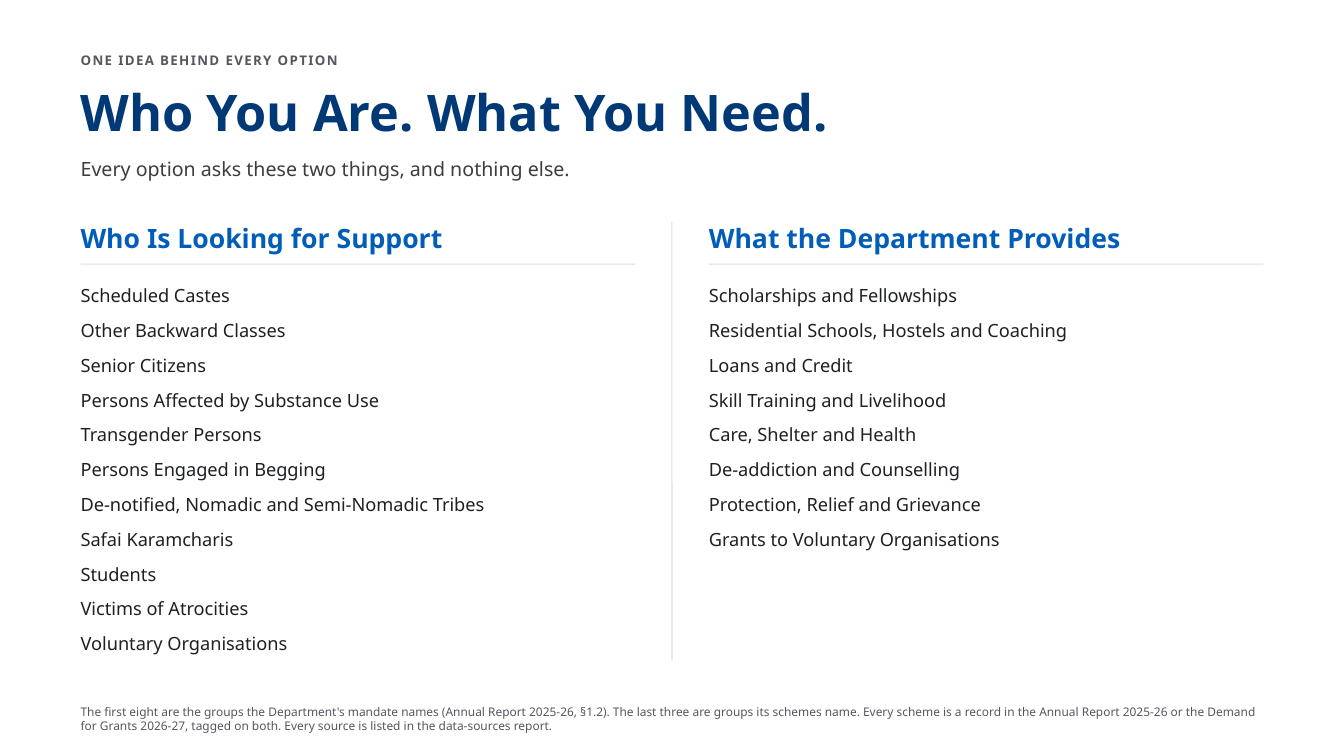
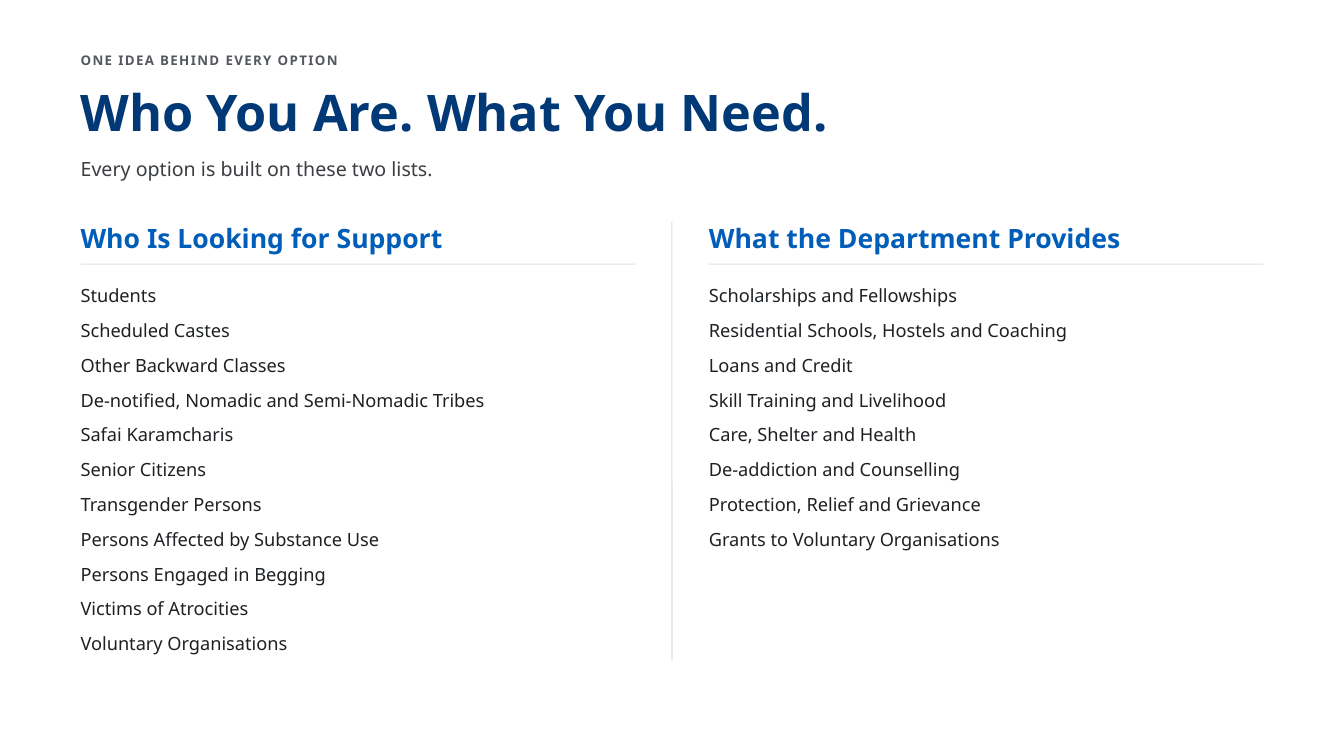
Before and after one commit to AkashShivanand/mosje, a slide deck: slide 2 of docs/plans/MoSJE-Service-Discovery-Options.pptx. Drawn at 1344x756 pixels with LibreOffice and Linux fonts; fonts in the diff are those of the drawing. Boxes give left, top, right and bottom in pixels: in the first picture for what was removed or moved away, otherwise in the second. Text is boxed around its words. In the diff, an @@ line names an element or a change of style, - is before the commit and + after.

```diff
--- a/docs/plans/MoSJE-Service-Discovery-Options.pptx
+++ b/docs/plans/MoSJE-Service-Discovery-Options.pptx
@@ text at <box>81,161,432,181</box>: text changed @@
-Every option asks these two things, and nothing else.
+Every option is built on these two lists.
@@ text "Students": place and size @@
-text "Students" at <box>81,567,157,581</box>
+text "Students" at <box>81,288,157,302</box>
@@ text "Scheduled Castes": place and size @@
-text "Scheduled Castes" at <box>81,288,230,302</box>
+text "Scheduled Castes" at <box>81,323,230,337</box>
@@ text "Other Backward Classes": place and size @@
-text "Other Backward Classes" at <box>81,323,286,337</box>
+text "Other Backward Classes" at <box>81,358,286,372</box>
@@ text "De-notified, Nomadic and Semi-Nomadic Tribes": place and size @@
-text "De-notified, Nomadic and Semi-Nomadic Tribes" at <box>81,497,485,514</box>
+text "De-notified, Nomadic and Semi-Nomadic Tribes" at <box>81,393,485,410</box>
@@ text "Safai Karamcharis": place and size @@
-text "Safai Karamcharis" at <box>81,532,234,546</box>
+text "Safai Karamcharis" at <box>81,427,234,441</box>
@@ text "Senior Citizens": place and size @@
-text "Senior Citizens" at <box>81,358,206,372</box>
+text "Senior Citizens" at <box>81,462,206,476</box>
@@ text "Transgender Persons": place and size @@
-text "Transgender Persons" at <box>81,427,261,446</box>
+text "Transgender Persons" at <box>81,497,261,516</box>
@@ text "Persons Affected by Substance Use": place and size @@
-text "Persons Affected by Substance Use" at <box>81,393,379,412</box>
+text "Persons Affected by Substance Use" at <box>81,532,379,551</box>
@@ text "Persons Engaged in Begging": place and size @@
-text "Persons Engaged in Begging" at <box>81,462,326,481</box>
+text "Persons Engaged in Begging" at <box>81,567,326,586</box>
@@ text removed at <box>81,707,1255,733</box> @@
-The first eight are the groups the Department's mandate names (Annual Report 2025-26, §1.2). The last three are groups its schemes name. Every scheme is a record in the Annual Report 2025-26 or the Demand for Grants 2026-27, tagged on both. Every source is listed in the data-sources report.
```
Also in this commit, not shown: 4 other slides changed, 37 other files.
